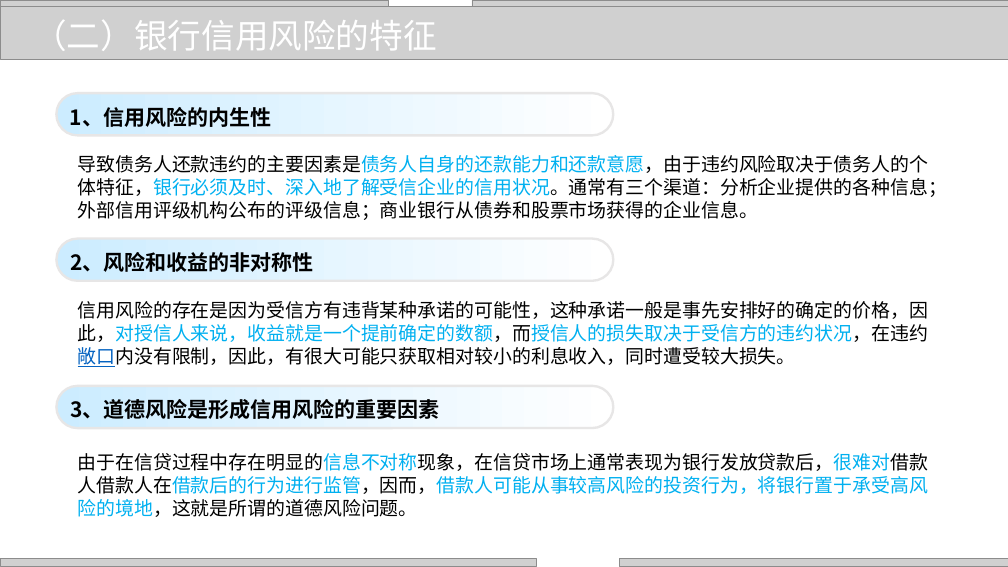
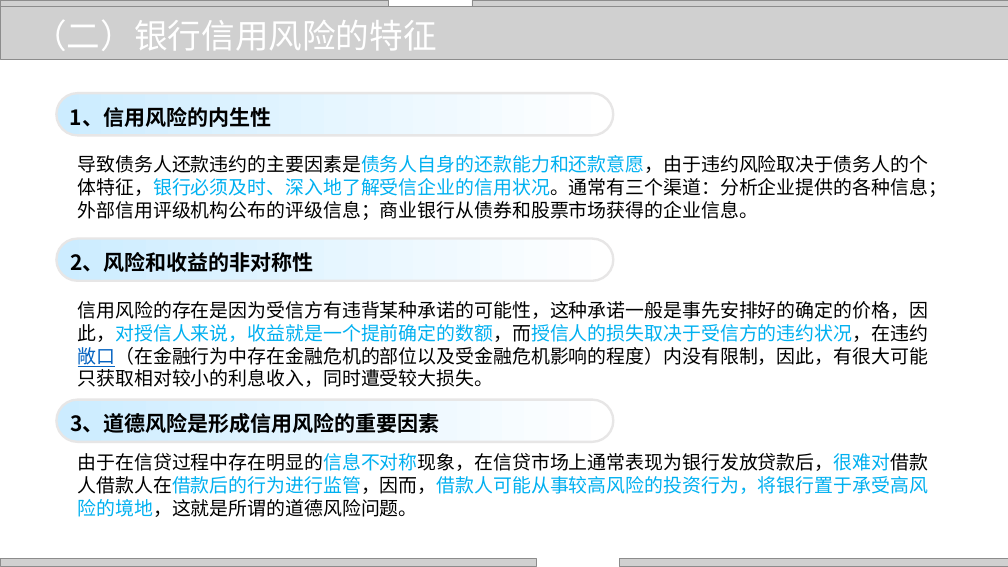
Before and after one commit to zhangjianzhang/internet_credit, a slide deck: slide 9 of files/slides/lecture_18.pptx. Drawn at 1008x567 pixels with LibreOffice and Linux fonts; fonts in the diff are those of the drawing; grey boxes stand for pictures; background and template pictures are left out. Boxes give left, top, right and bottom in pixels: in the first picture for what was removed or moved away, otherwise in the second. Text is boxed around its words. In the diff, an @@ line names an element or a change of style, - is before the commit and + after.

```diff
--- a/files/slides/lecture_18.pptx
+++ b/files/slides/lecture_18.pptx
@@ text at box(78, 301, 928, 387): text changed @@
-信用风险的存在是因为受信方有违背某种承诺的可能性，这种承诺一般是事先安排好的确定的价格，因此，对授信人来说，收益就是一个提前确定的数额，而授信人的损失取决于受信方的违约状况，在违约敞口内没有限制，因此，有很大可能只获取相对较小的利息收入，同时遭受较大损失。
+信用风险的存在是因为受信方有违背某种承诺的可能性，这种承诺一般是事先安排好的确定的价格，因此，对授信人来说，收益就是一个提前确定的数额，而授信人的损失取决于受信方的违约状况，在违约敞口（在金融行为中存在金融危机的部位以及受金融危机影响的程度）内没有限制，因此，有很大可能只获取相对较小的利息收入，同时遭受较大损失。
@@ rounded rectangle "3、道德风险是形成信用风险的重要因素": place and size @@
-rounded rectangle "3、道德风险是形成信用风险的重要因素" at box(57, 386, 614, 428)
+rounded rectangle "3、道德风险是形成信用风险的重要因素" at box(57, 400, 614, 442)
```
Also in this commit, not shown: 7 other slides changed, 8 other files.
